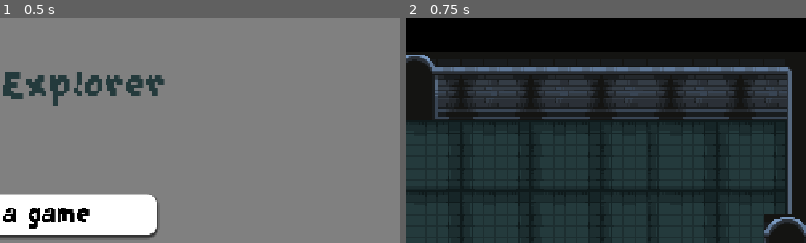
Above: before the commit, frames 1-2 (left to right).
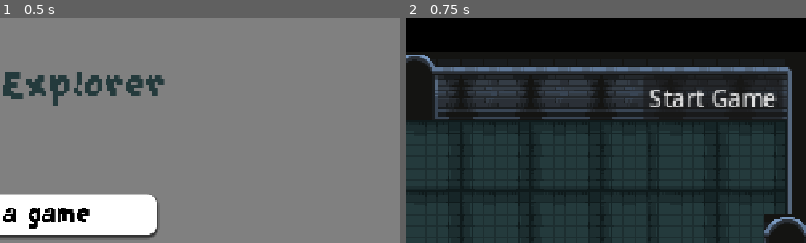
Above: after the commit, the same moments.

Repository: Marcooo33/Dungeon-Explorer
Game: Godot game, scene res://scenes/main_menu/main_menu.tscn
Same seed, same stepped clock (60 frames per second), same inputs: the game is played once before the commit and once after it.
Inputs:
- Up to frame 1 (0.5 s): no input
- Up to frame 2 (0.75 s): click "Create a game" at 0.5 s
The pictures show only the part of the screen within x 50-100%, y 0-50%; the shares and areas given below are measured in that part.

Frame 1 is identical in both runs. In frame 2, 2.6% of the frame differs, in the area x 59-94%, y 27-45%.

Commit message:
feat [main]: added ability to create new "game" process
The button is temporary

Diff:
--- a/client/scenes/LobbyManager.gd.gd
+++ b/client/scenes/LobbyManager.gd.gd
@@ -1,6 +1,7 @@
 extends Node2D # o Control, a seconda di cos'è la root della tua scena Game/Lobby
 
 @onready var join_dialog = $JoinRequestDialog
+@onready var start_button = $StartButton
 
 # Questa è la nostra coda: un array che terrà a memoria chi ha bussato
 var join_queue : Array[int] = []
@@ -15,6 +16,9 @@
 
 	# Assicuriamoci che il popup sia invisibile all'avvio
 	join_dialog.hide()
+
+	# logica per bottone di inizio partita
+	start_button.pressed.connect(_on_start_pressed)
 
 # Quando il server C ci dice "Il giocatore X vuole entrare"
 func _on_join_request_received(player_id: int):
@@ -50,3 +54,7 @@
 		print("HOST UI: Rifiutato giocatore ", current_player_id)
 		NetworkManager.send_to_matchmaker("REJECT " + str(current_player_id))
 		call_deferred("_show_next_request")
+
+func _on_start_pressed():
+	print("HOST UI: Avvio partita richiesto")
+	NetworkManager.send_to_matchmaker("START_GAME")
--- a/client/scenes/game.tscn
+++ b/client/scenes/game.tscn
@@ -26,3 +26,9 @@
 ok_button_text = "Accept"
 dialog_text = "A new player wants to join"
 cancel_button_text = "Decline"
+
+[node name="StartButton" type="Button" parent="." unique_id=1091683554]
+offset_left = 317.0
+offset_top = -31.0
+offset_right = 413.0
+text = "Start Game"
Not shown, removed: server/bin/matchmaker
Not shown, changed: server/includes/game.h
Not shown, changed: server/includes/gameUtils.h
Not shown, changed: server/includes/matchmaker.h
Not shown, changed: server/includes/matchmakerUtils.h
Not shown, changed: server/src/game.c
Not shown, changed: server/src/utils/gameUtils.c
Not shown, changed: server/src/utils/matchmakerUtils.c
